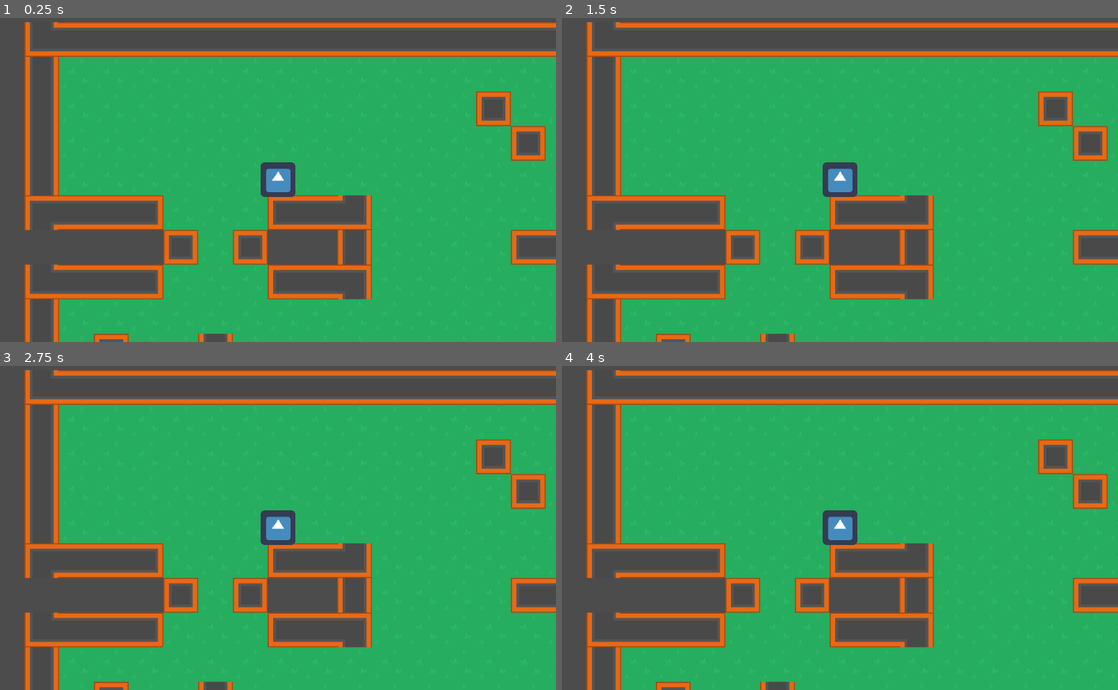
Above: before the commit, frames 1-4 (two rows, left to right).
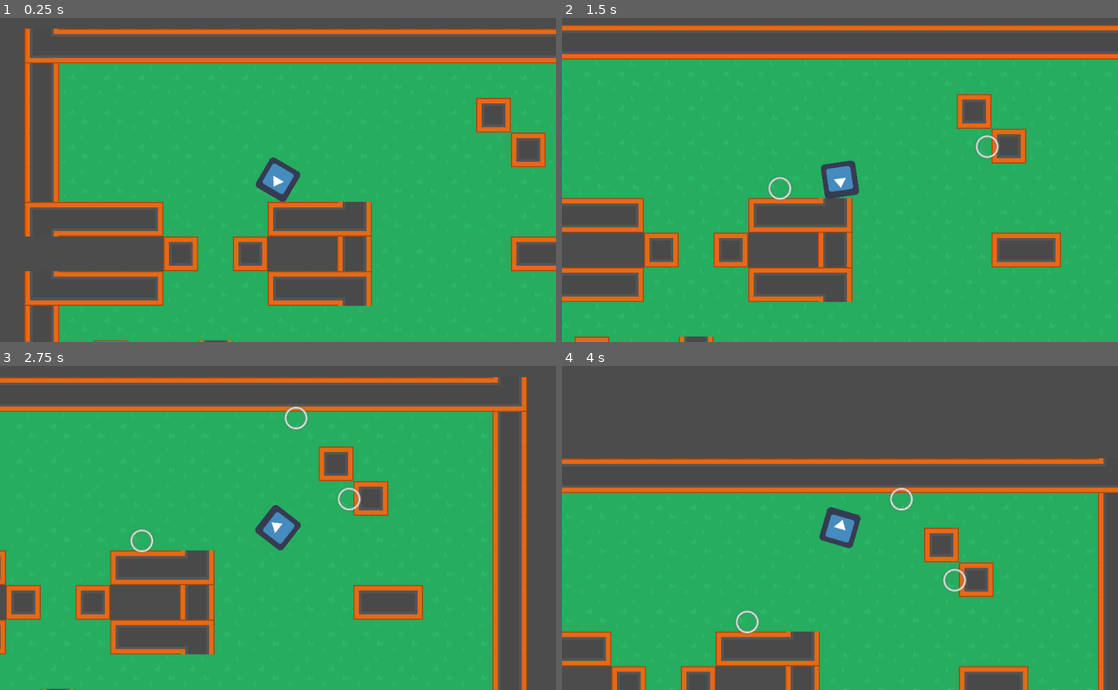
Above: after the commit, the same moments.

Repository: SolAZDev/WTG22_Tradition
Game: Godot game, scene res://Scenes/TestScene.tscn
Two runs of this game, one before a commit and one after it. Both use one fixed random seed, a clock stepped at 60 frames per second and the inputs below. Before the commit the project has no main scene; this scene is started directly in both runs. The engine's default icon, where the game draws it, is replaced by a stand-in: a white triangle on a blue panel in a dark square.
Inputs (mouse positions are in pixels of both pictures, inside the frame that each line leads up to):
- Up to frame 1 (0.25 s): no input
- Up to frame 2 (1.5 s): tap Enter at 0.5 s; move the mouse to (962, 163) at 0.52 s; hold Right (mv_right) 0.53-1.28 s; tap Ctrl (attack) at 0.6, 1.35 s; move the mouse to (728, 196) at 1.27 s; hold Down (mv_down) from 1.28 s (still down)
- Up to frame 3 (2.75 s): tap Space at 2 s; move the mouse to (333, 456) at 2.02 s; release Down (mv_down) at 2.03 s; hold Right (mv_right) from 2.03 s (still down); tap Ctrl (attack) at 2.1 s
- Up to frame 4 (4 s): move the mouse to (812, 592) at 2.77 s; release Right (mv_right) at 2.78 s; hold Up (mv_up) 2.78-3.53 s; tap Ctrl (attack) at 2.85, 3.6 s; move the mouse to (1006, 576) at 3.52 s; hold Left (mv_left) from 3.53 s (still down)

The runs differ from the first frame. In frame 1, 16% of the frame differs, in the area x 4-100%, y 1-100%; in frame 2, 32%; in frame 3, 42%; in frame 4, 56%, in the area x 0-100%, y 1-100%.
Error before the commit: Parse Error: Can't preload resource at path: res://Scenes/Bullet.tscn (res://Scripts/PlayerA.gd:3)

Commit message:
bullet update

Diff:
--- a/Nodes/Bullet.tscn
+++ b/Nodes/Bullet.tscn
@@ -1,16 +1,21 @@
-[gd_scene load_steps=3 format=2]
+[gd_scene load_steps=4 format=2]
 
 [ext_resource path="res://Resources/PNG (Transparent)/circle_03.png" type="Texture" id=1]
+[ext_resource path="res://Scripts/Bullet.gd" type="Script" id=2]
 
 [sub_resource type="CircleShape2D" id=1]
 
-[node name="Area2D" type="Area2D"]
+[node name="Disk" type="Area2D"]
+script = ExtResource( 2 )
+Speed = 8.0
+SpeedOverTime = 0.0
 
 [node name="Sprite" type="Sprite" parent="."]
 scale = Vector2( 0.1, 0.1 )
 texture = ExtResource( 1 )
 
 [node name="CollisionShape2D" type="CollisionShape2D" parent="."]
-visible = false
 scale = Vector2( 2, 2 )
 shape = SubResource( 1 )
+
+[connection signal="body_entered" from="." to="." method="_on_Disk_body_entered"]
--- a/Scripts/PlayerA.gd
+++ b/Scripts/PlayerA.gd
@@ -1,6 +1,7 @@
 extends Actor
 
-const bulletPath = preload('res://Scenes/Bullet.tscn')
+#const bulletPath = preload('res://Scenes/Bullet.tscn')
+export(PackedScene) var bulletPath
 var bulletAmmo = 5
 var playerHealth = 5
 var IsPlayerDead = false
@@ -51,7 +52,7 @@
 		var bullet = bulletPath.instance()
 		get_parent().add_child(bullet)
 		bullet.position = bulletOffset.global_position
-		bullet.Velocity = get_global_mouse_position() - position
+		bullet.Velocity = (get_global_mouse_position() - position).normalized()
 
 func _physics_process(delta):
 	vel = Vector2(Input.get_axis("mv_left","mv_right"),Input.get_axis("mv_up","mv_down"));
--- a/project.godot
+++ b/project.godot
@@ -21,6 +21,7 @@
 [application]
 
 config/name="WTJ22_Tradition"
+run/main_scene="res://Scenes/TestScene.tscn"
 config/icon="res://icon.png"
 
 [input]
